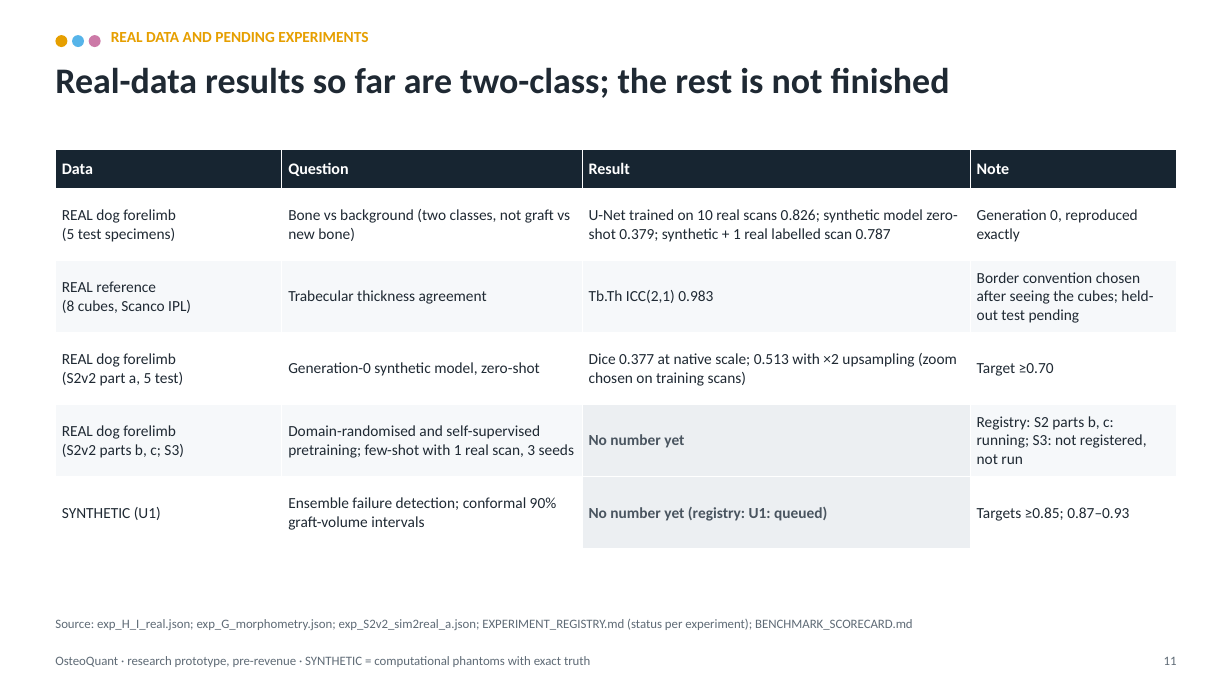
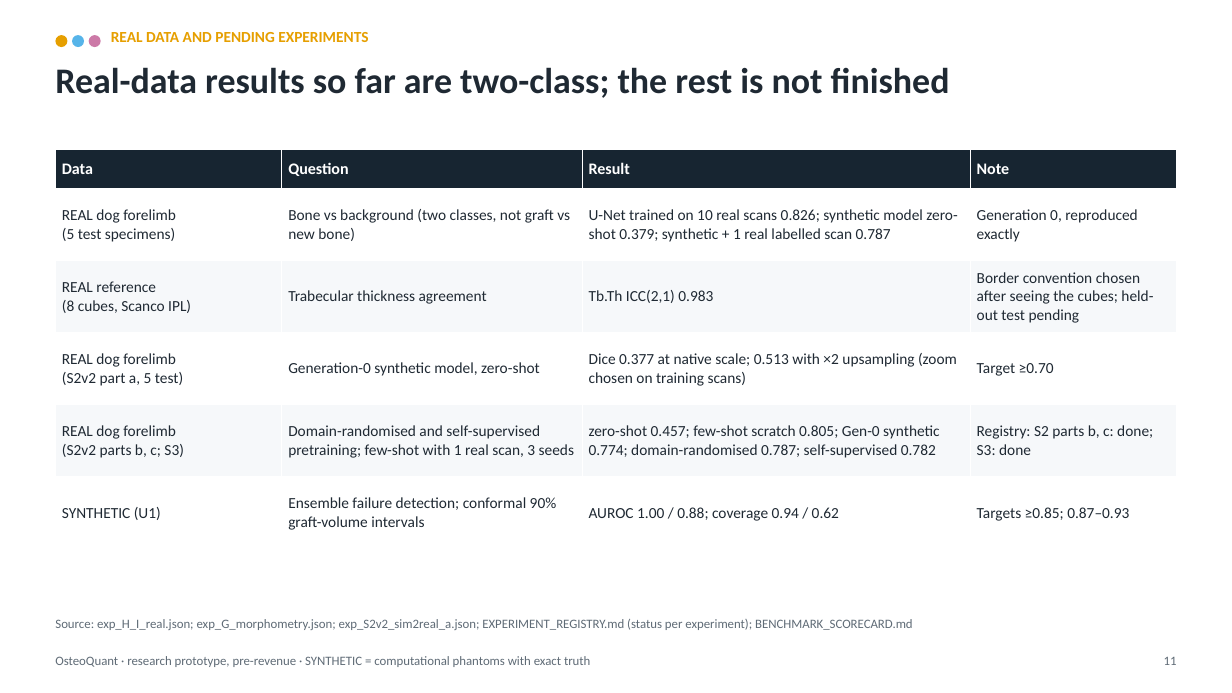
Before and after one commit to arnavhiteshpatel-cloud/playground, a slide deck: slide 11 of investor/OsteoQuant_Investor_Deck.pptx. Drawn at 1232x693 pixels with LibreOffice and Linux fonts; fonts in the diff are those of the drawing. Boxes give left, top, right and bottom in pixels: in the first picture for what was removed or moved away, otherwise in the second. Text is boxed around its words. In the diff, an @@ line names an element or a change of style, - is before the commit and + after.

```diff
--- a/investor/OsteoQuant_Investor_Deck.pptx
+++ b/investor/OsteoQuant_Investor_Deck.pptx
@@ table at (55,150,1177,549) @@
-row 5, column 3: No number yet
+row 5, column 3: zero-shot 0.457; few-shot scratch 0.805; Gen-0 synthetic 0.774; domain-randomised 0.787; self-supervised 0.782
-row 5, column 4: Registry: S2 parts b, c: running; S3: not registered, not run
+row 5, column 4: Registry: S2 parts b, c: done; S3: done
-row 6, column 3: No number yet (registry: U1: queued)
+row 6, column 3: AUROC 1.00 / 0.88; coverage 0.94 / 0.62
@@ fill #ECEFF2 to #F6F8FA in row 5, column 3 @@
@@ fill #ECEFF2 to #FFFFFF in row 6, column 3 @@
```
Also in this commit, not shown: 1 other slide changed, 4 other files.
